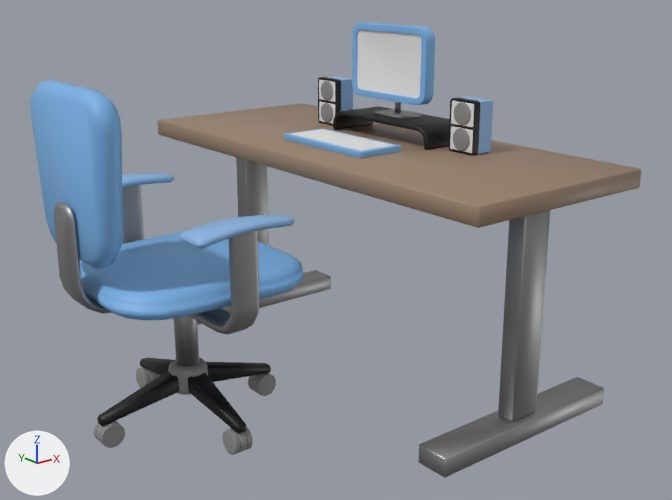
Before and after pictures for a commit that changed the glTF model Web3DRoomDesigner/assets/models/Desk.glb.
Before and after are seen from a 50 mm camera at (-9.99, -11.65, 6.81) aimed at (-1.2, -0.66, 2.42). Arrows for +X, +Y and +Z are at lower left; the lights stay in place. Where no turn or scale is listed for an object, it has been applied to the vertices.
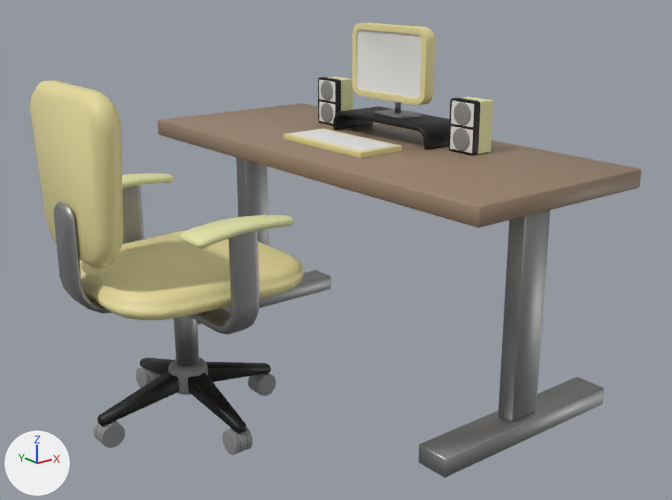
Boxes [x1, y1, x2, y2] around the edits, measured in the pictures (672 x 500 px):
'Plane.005', recoloured (blue to beige)
    both: [30, 80, 123, 268]
'Plane.001', recoloured (blue to beige)
    both: [79, 230, 303, 320]
'Plane.008', recoloured (blue to beige)
    both: [352, 23, 435, 105]
'Plane.011', recoloured (blue to beige)
    both: [326, 77, 493, 155]
'Plane.003', recoloured (blue to beige)
    both: [122, 173, 294, 249]
'Plane.009', recoloured (blue to beige)
    both: [284, 128, 402, 158]

What changed in the scene script:
```text
Change mat_computeredge:
    mat_computeredge.base_color: (0.193, 0.448, 0.8) -> (0.8, 0.713, 0.335)  # blue #7ab3e7 -> beige #e7dc9d
Change mat_speakera:
    mat_speakera.base_color: (0.265, 0.475, 0.8) -> (0.791, 0.8, 0.408)  # blue #8db7e7 -> beige #e6e7ab
```
